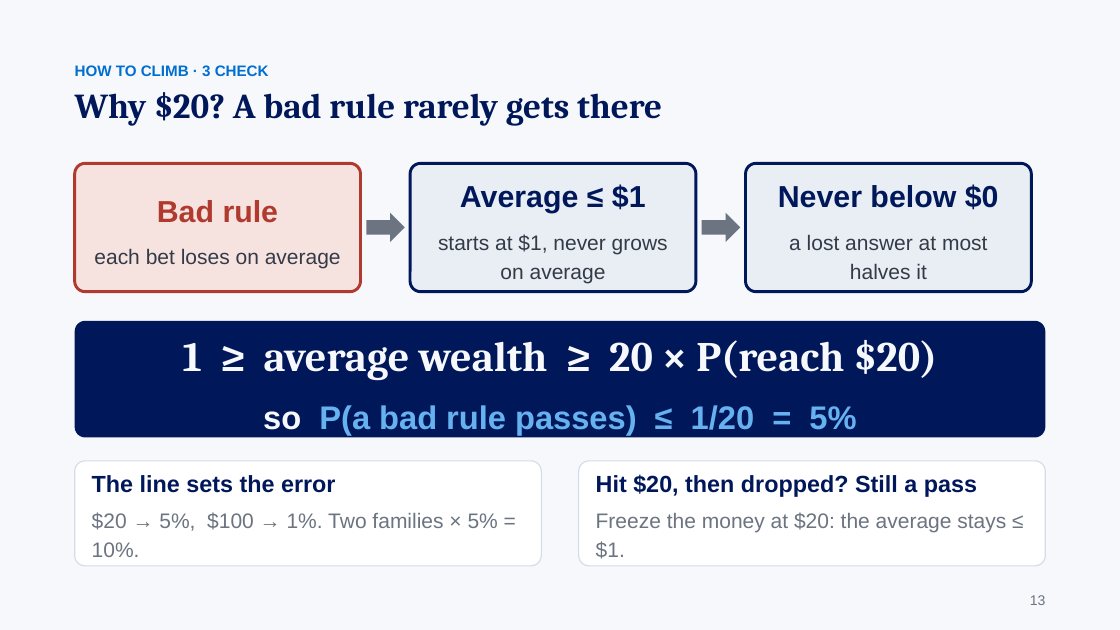
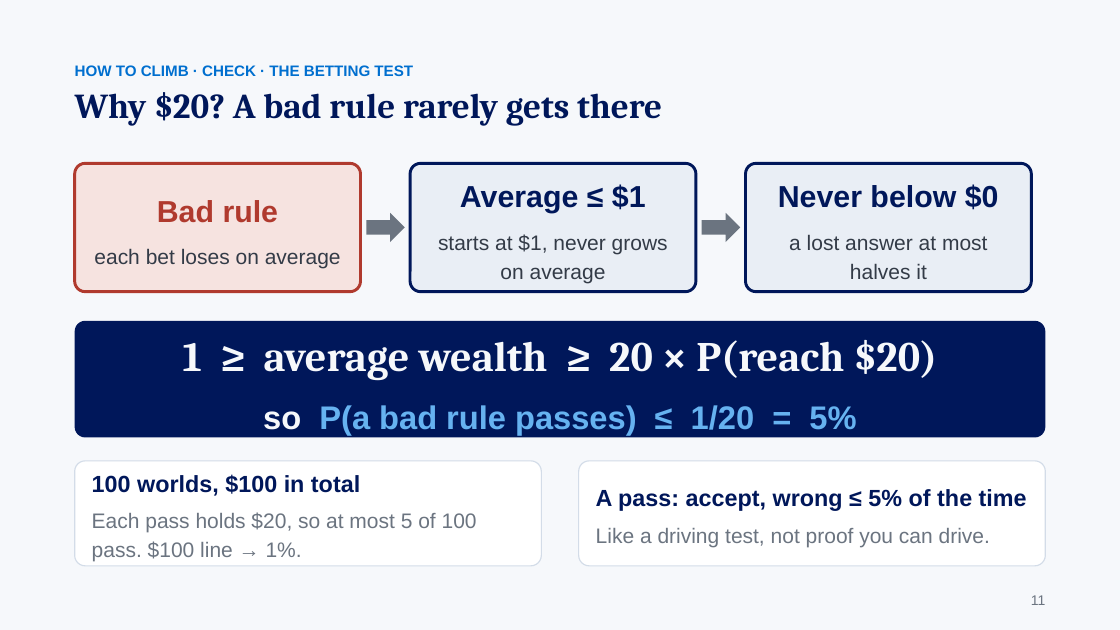
Before and after one commit to gaoj21/tokenbank, a slide deck: slide 11 of slides/CLIMB_talk.pptx (slide 13 before the commit). Drawn at 1120x630 pixels with LibreOffice and Linux fonts; fonts in the diff are those of the drawing. Boxes give left, top, right and bottom in pixels: in the first picture for what was removed or moved away, otherwise in the second. Text is boxed around its words. In the diff, an @@ line names an element or a change of style, - is before the commit and + after.

```diff
--- a/slides/CLIMB_talk.pptx
+++ b/slides/CLIMB_talk.pptx
@@ text at (x1=75, y1=65, x2=413, y2=76): text changed @@
-HOW TO CLIMB · 3 CHECK
+HOW TO CLIMB · CHECK · THE BETTING TEST
@@ text in rounded rectangle at (x1=92, y1=474, x2=477, y2=562): text changed @@
-The line sets the error
-$20 → 5%, $100 → 1%. Two families × 5% = 10%.
+100 worlds, $100 in total
+Each pass holds $20, so at most 5 of 100 pass. $100 line → 1%.
@@ text in rounded rectangle at (x1=596, y1=489, x2=1027, y2=547): text changed @@
-Hit $20, then dropped? Still a pass
-Freeze the money at $20: the average stays ≤ $1.
+A pass: accept, wrong ≤ 5% of the time
+Like a driving test, not proof you can drive.
@@ text at (x1=1031, y1=595, x2=1045, y2=605): text changed @@
-13
+11
```
Also in this commit, not shown: 18 other slides changed, 6 slides added, 1 slide removed, 3 other files.
